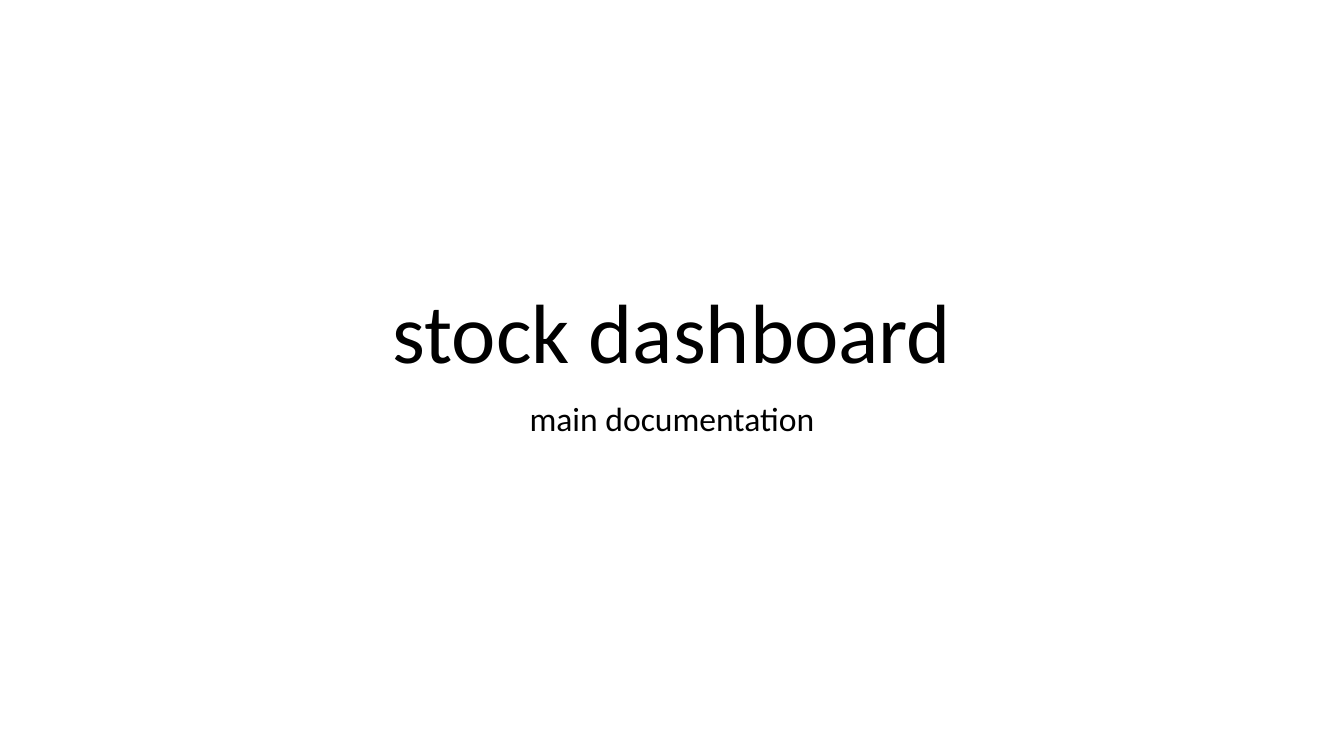
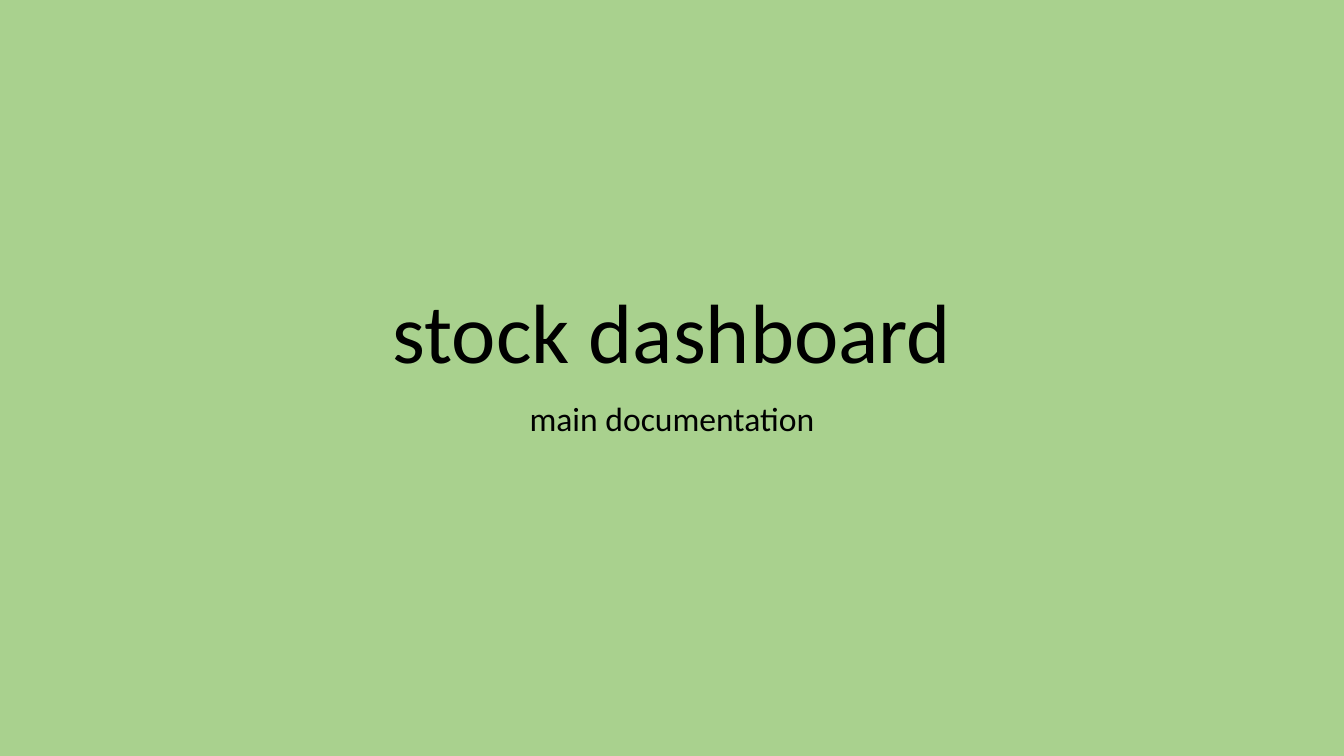
Before and after one commit to jorritvm/stocks_dashboard, a slide deck: slide 1 of doc/stock_dashboard_documentation.pptx. Drawn at 1344x756 pixels with LibreOffice and Linux fonts; fonts in the diff are those of the drawing. Boxes give left, top, right and bottom in pixels: in the first picture for what was removed or moved away, otherwise in the second. Text is boxed around its words. In the diff, an @@ line names an element or a change of style, - is before the commit and + after.

Commit message:
update dashboard

```diff
--- a/doc/stock_dashboard_documentation.pptx
+++ b/doc/stock_dashboard_documentation.pptx
@@ background #FFFFFF to #A9D18E @@
```
Also in this commit, not shown: 12 slides added, 2 other files.
